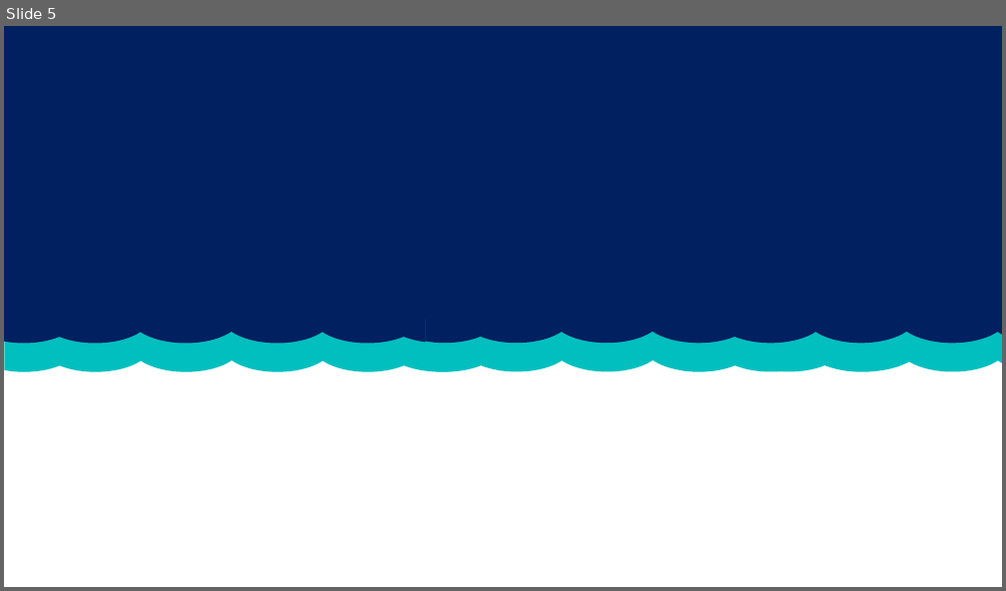
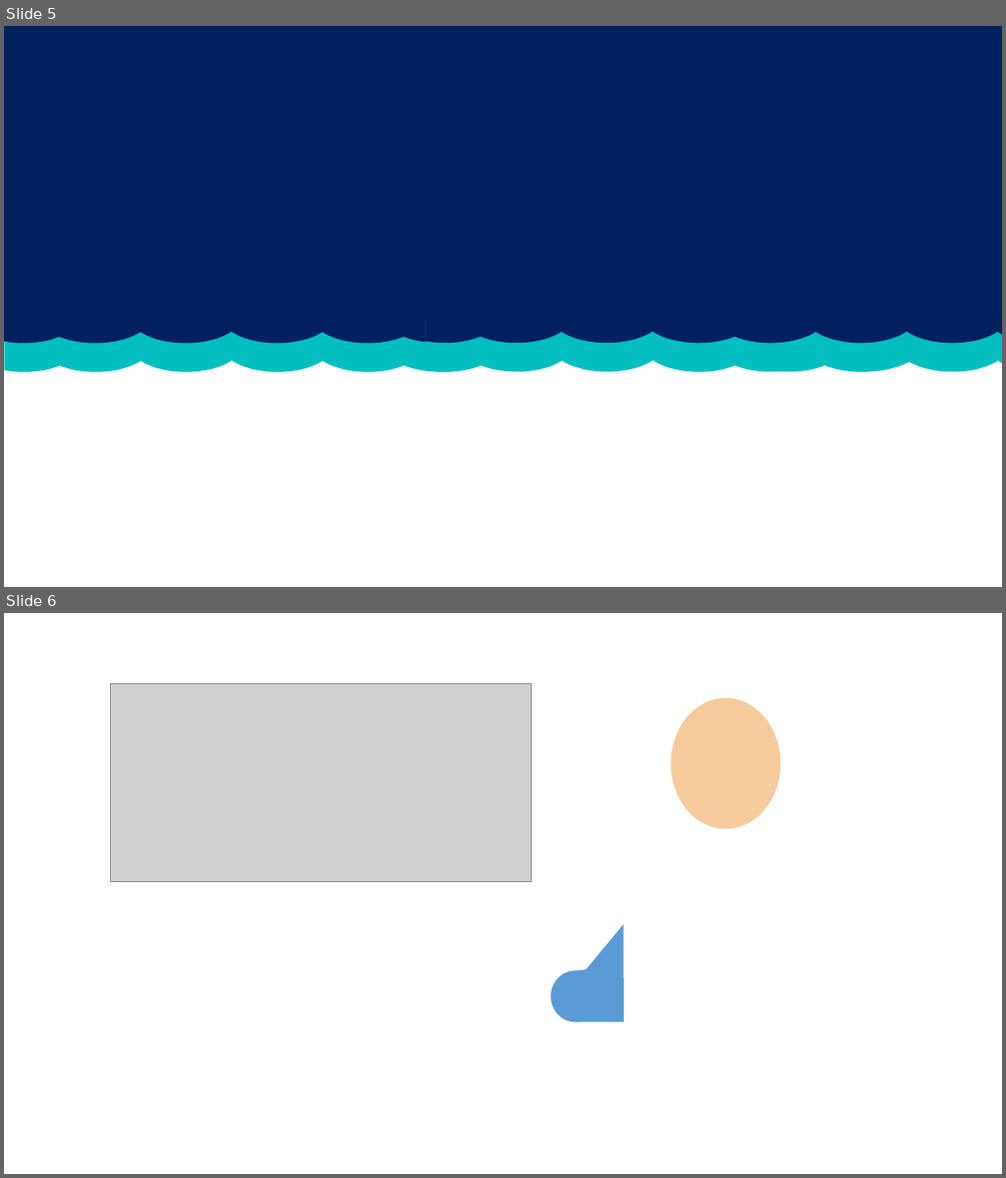
Before and after one commit to ArianeBarros/Projeto-Inova, a slide deck: Imagens/fundinho.pptx. Shown one above the other, each under a label of ours: slide 5 before the commit, slides 5 and 6 after it. The pictures are 1006x591 and 1006x1178 pixels, drawn with LibreOffice and Linux fonts; fonts in the diff are those of the drawing; grey boxes stand for pictures. Boxes give left, top, right and bottom in pixels: in the first picture for what was removed or moved away, otherwise in the second. Text is boxed around its words. In the diff, an @@ line names an element or a change of style, - is before the commit and + after.

```diff
--- a/Imagens/fundinho.pptx
+++ b/Imagens/fundinho.pptx
@@ slide 6 added at box(4, 613, 1002, 1174), background #FFFFFF @@
@@ picture added at box(110, 683, 531, 881) @@
@@ ellipse added at box(671, 698, 781, 830), fill #F6CB9C @@
@@ right triangle added at box(556, 925, 624, 1006), fill #5B9BD5 @@
@@ teardrop added at box(550, 970, 600, 1023), fill #5B9BD5 @@
@@ rectangle added at box(576, 977, 624, 1022), fill #5B9BD5 @@
```
Also in this commit, not shown: 1 other file.
